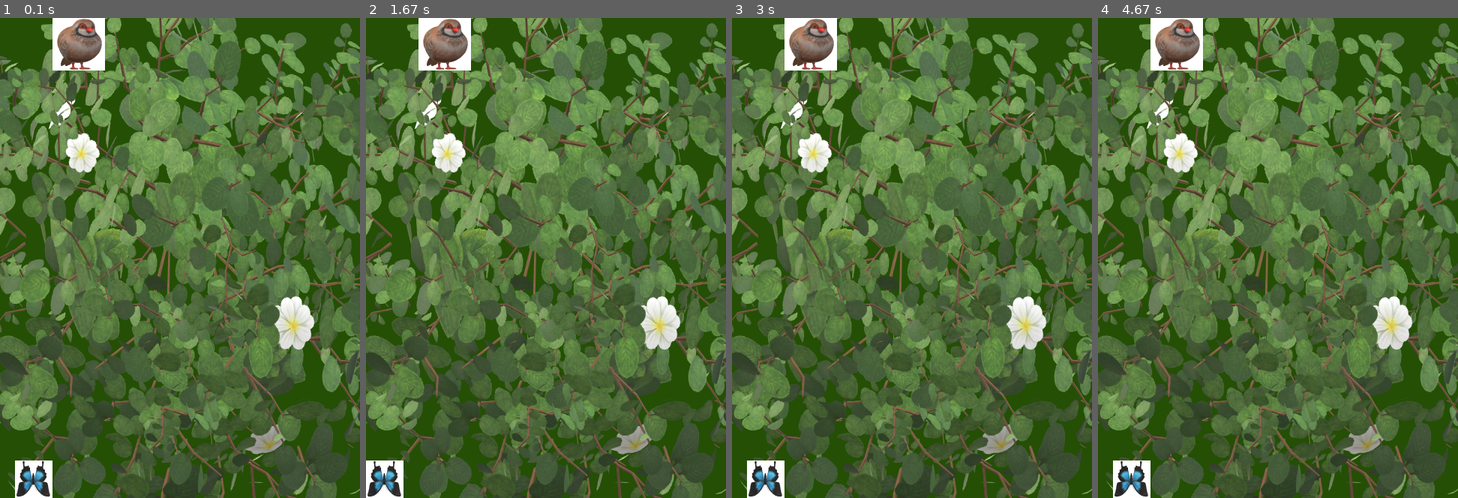
Above: before the commit, frames 1-4 (left to right).
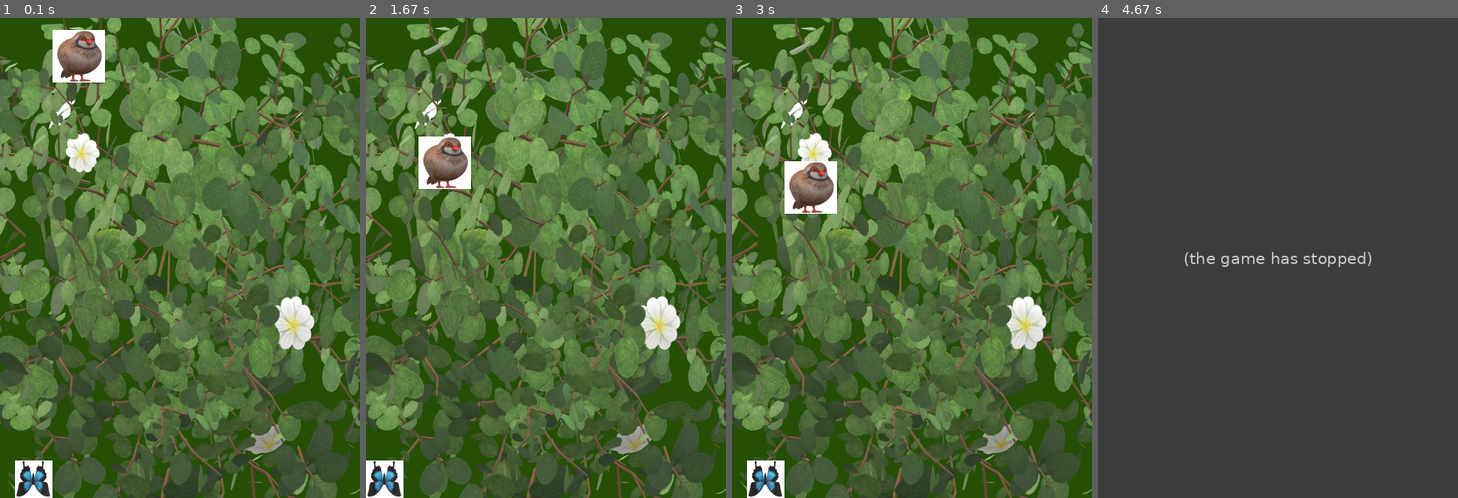
Above: after the commit, the same moments.

Repository: bini302/for_graphite
Game: pygame game, started from pygame_basic/quiz.py
The game is run twice, just before and just after one commit, with the same random seed, the same clock (stepped at 60 frames per second) and the same inputs.
Inputs:
- Up to frame 1 (0.1 s): no input
- Up to frame 2 (1.67 s): hold Right 0.33-0.8 s; hold Right 0.83-1.3 s; tap Space at 0.9, 1.2, 1.4 s; hold Left from 1.33 s (still down)
- Up to frame 3 (3 s): tap Space at 1.7, 1.97, 2.27, 2.4, 2.7 s; release Left at 1.87 s; hold Left 1.9-2.3 s; hold Right 2.33-2.97 s
- Up to frame 4 (4.67 s): hold Left 3-3.47 s; tap Space at 3.07, 3.37, 3.57, 3.87 s; hold Right 3.5-3.97 s

The runs differ from the first frame. In frame 1, 1.6% of the frame differs, in the area x 14-30%, y 0-14%; in frame 2, 3.1%; in frame 3, 3.1%; in frame 4, 91%, in the area x 0-100%, y 0-100%.
After the commit the program exited at 4.47 s; later frames show no game.

Commit message:
Add files via upload
2/13

Diff:
--- a/pygame_basic/quiz.py
+++ b/pygame_basic/quiz.py
@@ -36,9 +36,10 @@
 enemy_height=enemy_size[1]
 enemy_x_pos=random.randint(0,screen_width)
 enemy_y_pos=0
+
 e_to_x=0
 e_to_y=0
-enemy_speed=0.6
+enemy_speed=0.05
 
 
 ####################################################
@@ -53,6 +54,10 @@
     for event in pygame.event.get():
         if event.type==pygame.QUIT:
             running=False
+
+        if enemy_y_pos<=screen_height:
+            e_to_y += enemy_speed
+
         if event.type==pygame.KEYDOWN:
             if event.key==pygame.K_LEFT:
                 to_x-=character_speed
@@ -63,9 +68,10 @@
             if event.key==pygame.K_LEFT or event.key==pygame.K_RIGHT:
                 to_x=0
 
-        #while enemy_y_pos == -screen_height:
-        #   e_to_y+=enemy_speed
-        #   if enemy_y_pos==screen_height:
+        #while running==True:
+        #while enemy_y_pos>=0:
+
+        #if enemy_y_pos==screen_height:
         #       enemy_x_pos=random.randint(0,screen_width)
         #       enemy_y_pos=0
 
@@ -87,7 +93,9 @@
         enemy_x_pos=0
     elif enemy_x_pos>screen_width-enemy_width:
         enemy_x_pos=screen_width=enemy_width
-
+    if enemy_y_pos>screen_height:
+        enemy_y_pos=0
+        enemy_x_pos=random.randint(0,screen_width)
 
 #4 충돌 처리
     character_rect=character.get_rect()
